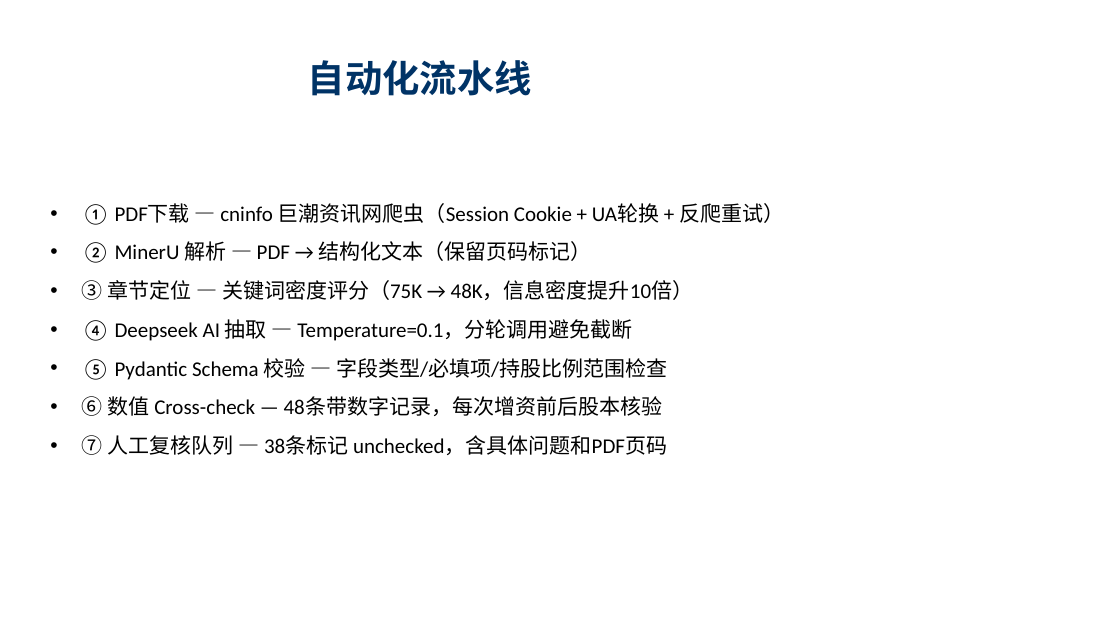
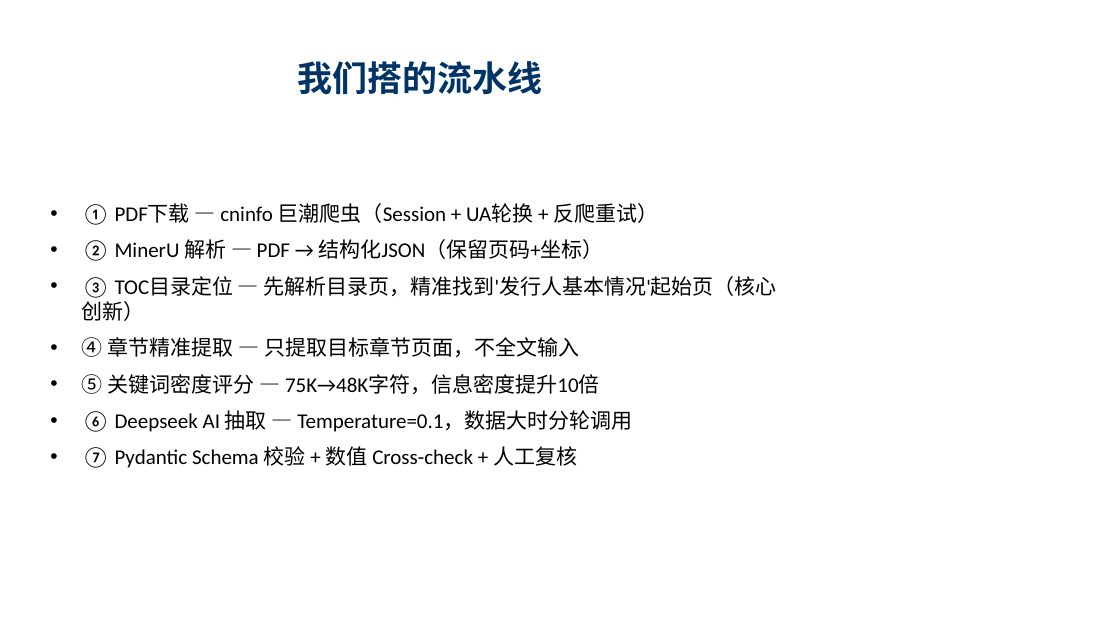
Before and after one commit to flyxx-pro/team-star, a slide deck: slide 2 of presentation/Week3_汇报_刘宇轩_苏宇垚.pptx (slide 3 before the commit). Drawn at 1120x630 pixels with LibreOffice and Linux fonts; fonts in the diff are those of the drawing. Boxes give left, top, right and bottom in pixels: in the first picture for what was removed or moved away, otherwise in the second. Text is boxed around its words. In the diff, an @@ line names an element or a change of style, - is before the commit and + after.

Commit message:
[PPT] 最终版-10页-踩坑+解法+TOC创新+对比上周+技术资产

```diff
--- a/presentation/Week3_汇报_刘宇轩_苏宇垚.pptx
+++ b/presentation/Week3_汇报_刘宇轩_苏宇垚.pptx
@@ title at [298,61,543,95]: text changed; size 32 to 30 pt @@
-自动化流水线
+我们搭的流水线
@@ text at [82,203,777,468]: text changed @@
-• ① PDF下载 — cninfo 巨潮资讯网爬虫（Session Cookie + UA轮换 + 反爬重试）
-• ② MinerU 解析 — PDF → 结构化文本（保留页码标记）
-• ③ 章节定位 — 关键词密度评分（75K → 48K，信息密度提升10倍）
-• ④ Deepseek AI 抽取 — Temperature=0.1，分轮调用避免截断
-• ⑤ Pydantic Schema 校验 — 字段类型/必填项/持股比例范围检查
-• ⑥ 数值 Cross-check — 48条带数字记录，每次增资前后股本核验
-• ⑦ 人工复核队列 — 38条标记 unchecked，含具体问题和PDF页码
+• ① PDF下载 — cninfo 巨潮爬虫（Session + UA轮换 + 反爬重试）
+• ② MinerU 解析 — PDF → 结构化JSON（保留页码+坐标）
+• ③ TOC目录定位 — 先解析目录页，精准找到'发行人基本情况'起始页（核心创新）
+• ④ 章节精准提取 — 只提取目标章节页面，不全文输入
+• ⑤ 关键词密度评分 — 75K→48K字符，信息密度提升10倍
+• ⑥ Deepseek AI 抽取 — Temperature=0.1，数据大时分轮调用
+• ⑦ Pydantic Schema 校验 + 数值 Cross-check + 人工复核
```
Also in this commit, not shown: 5 other slides changed, 4 slides added, 4 slides removed, 2 other files.
